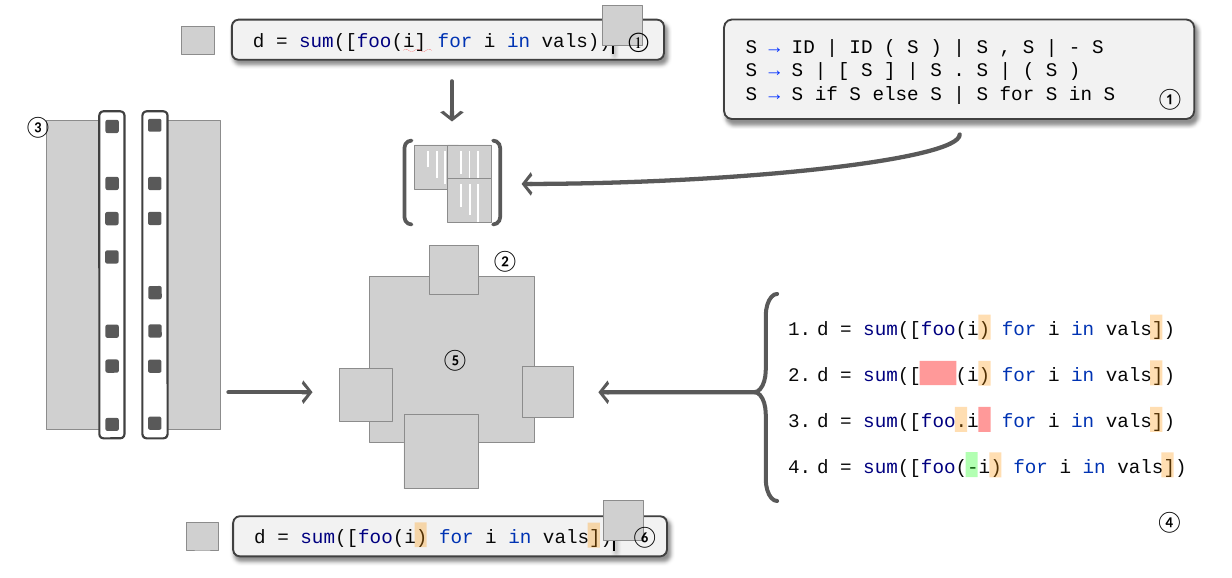
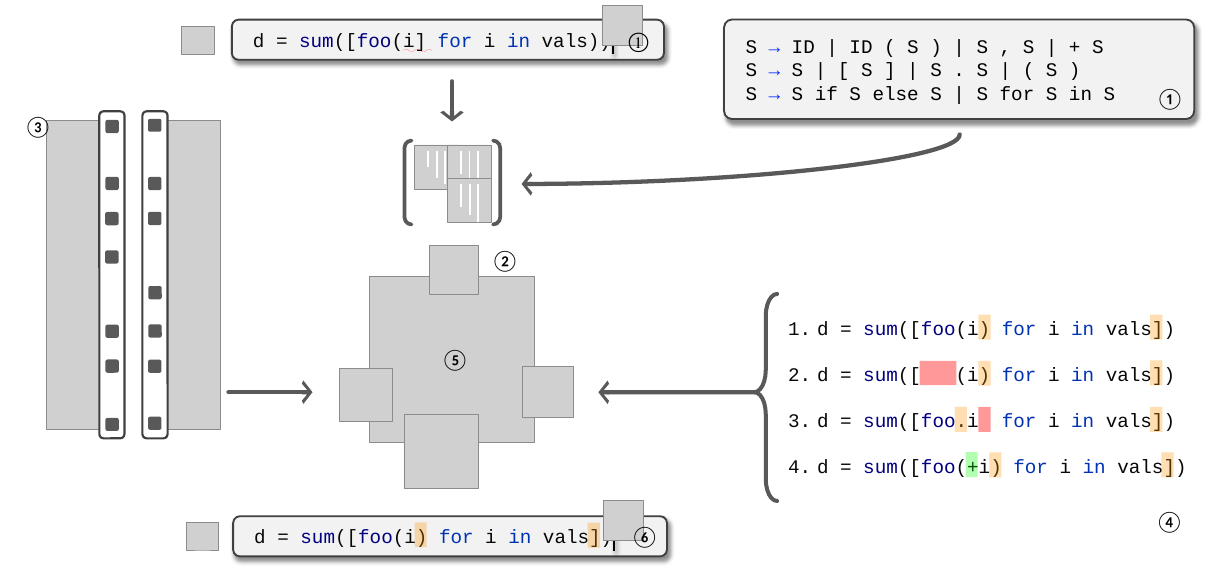
Before and after one commit to tidyparse/tidyparse, a slide deck: slide 1 of latex/popl2024/architecture_overview.pptx. Drawn at 1232x578 pixels with LibreOffice and Linux fonts; fonts in the diff are those of the drawing; grey boxes stand for pictures. Boxes give left, top, right and bottom in pixels: in the first picture for what was removed or moved away, otherwise in the second. Text is boxed around its words. In the diff, an @@ line names an element or a change of style, - is before the commit and + after.

```diff
--- a/latex/popl2024/architecture_overview.pptx
+++ b/latex/popl2024/architecture_overview.pptx
@@ text in rounded rectangle at [746,40,1104,54]: text changed @@
-S → ID | ID ( S ) | S , S | - S
+S → ID | ID ( S ) | S , S | + S
@@ text at [817,460,1186,477]: text changed @@
-4. d = sum([foo(-i) for i in vals])
+4. d = sum([foo(+i) for i in vals])
```
Also in this commit, not shown: 6 other files.
